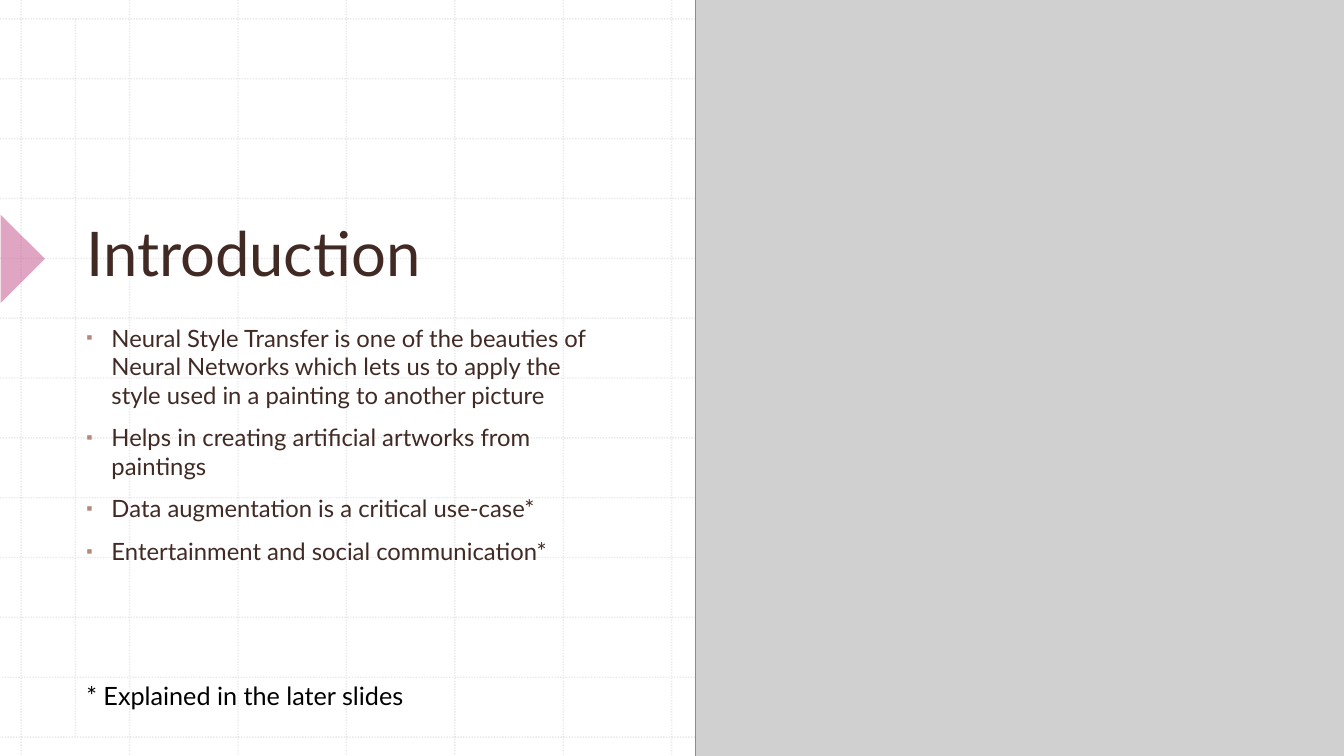
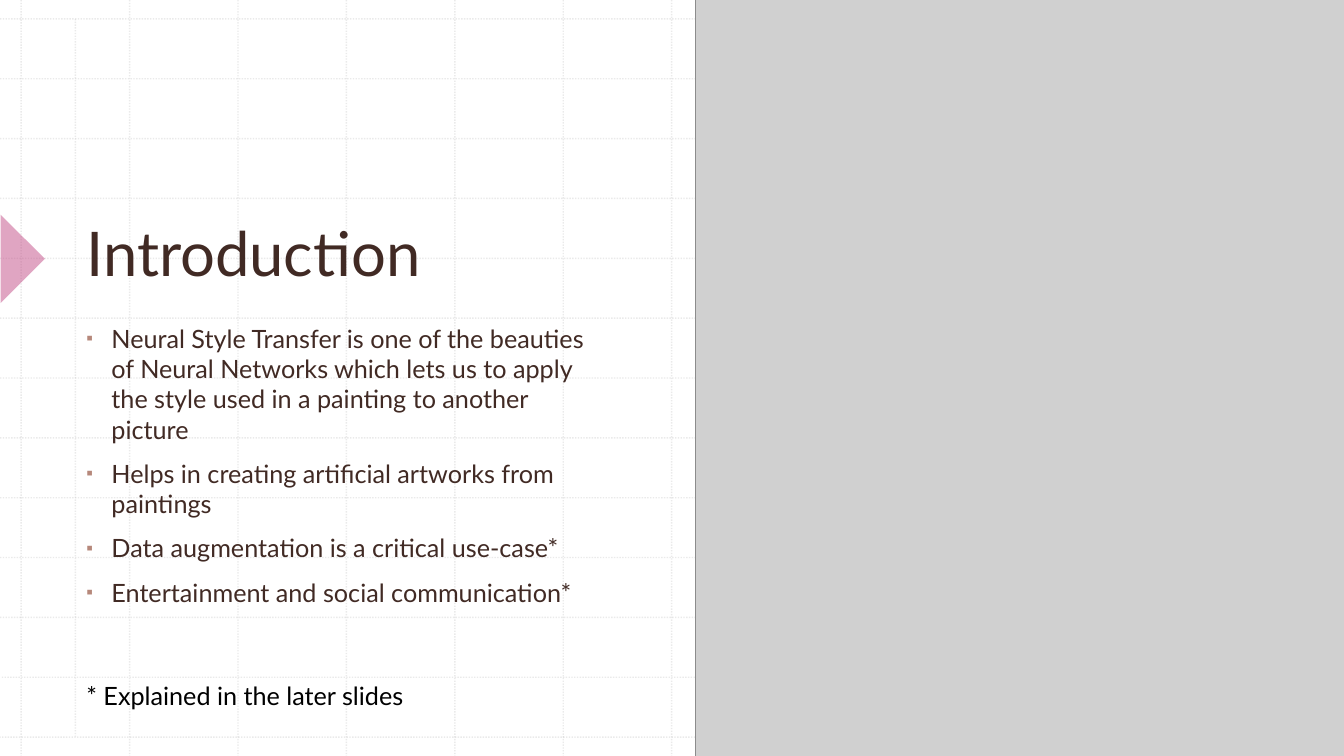
Before and after one commit to it-is-lokesh/KDAG, a slide deck: slide 2 of Task 2/Neural Style Transfer.pptx. Drawn at 1344x756 pixels with LibreOffice and Linux fonts; fonts in the diff are those of the drawing; grey boxes stand for pictures. Boxes give left, top, right and bottom in pixels: in the first picture for what was removed or moved away, otherwise in the second. Text is boxed around its words. In the diff, an @@ line names an element or a change of style, - is before the commit and + after.

```diff
--- a/Task 2/Neural Style Transfer.pptx
+++ b/Task 2/Neural Style Transfer.pptx
@@ text "Neural Style Transfer is one ..." at (x1=111, y1=329, x2=584, y2=602): size 17 to 18 pt @@
```
Also in this commit, not shown: 3 other slides changed, 1 slide added.
